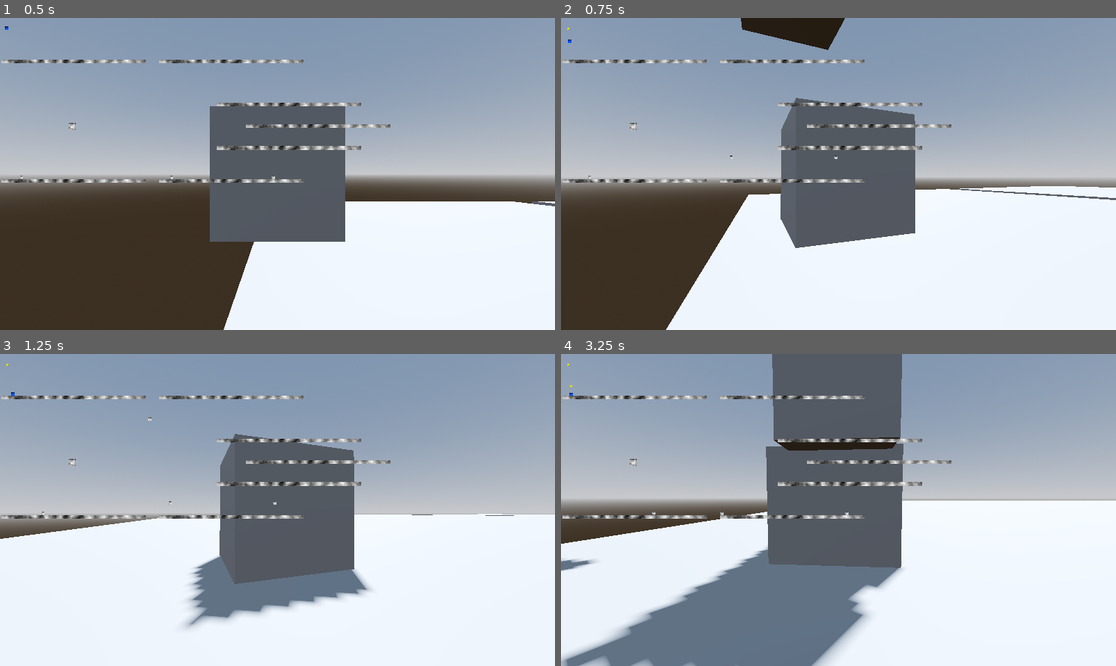
Above: before the commit, frames 1-4 (two rows, left to right).
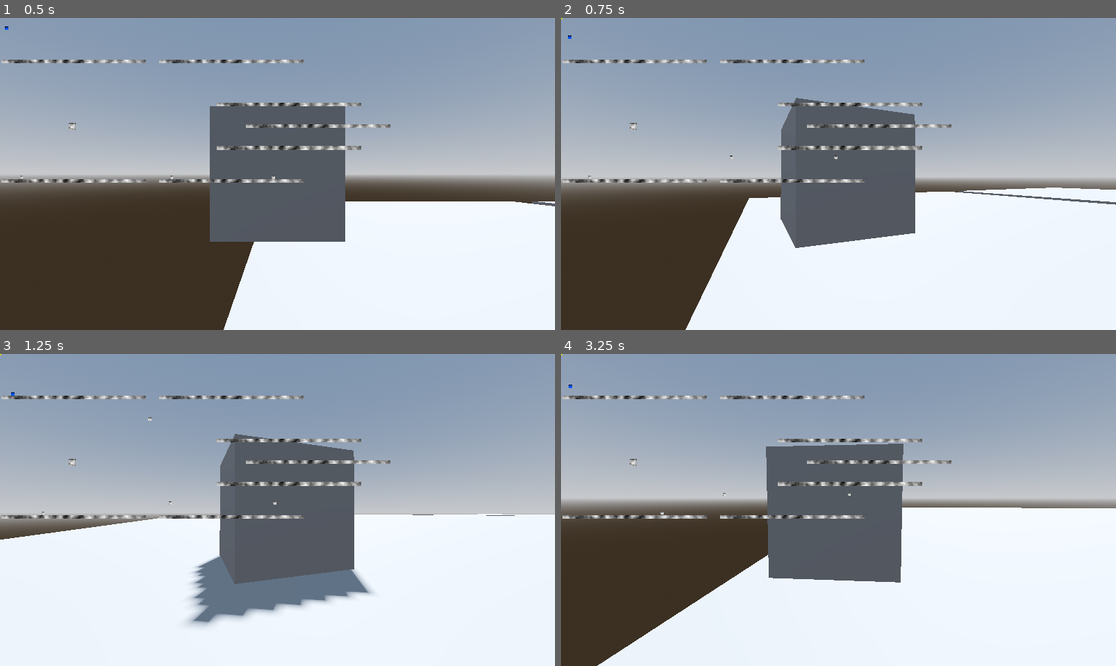
Above: after the commit, the same moments.

Repository: ruapotato/the-spacetime-platformer
Game: Godot game, scene res://space_time.tscn
Two runs of this game, one before a commit and one after it. Both use one fixed random seed, a clock stepped at 60 frames per second and the inputs below.
Inputs (mouse positions are in pixels of both pictures, inside the frame that each line leads up to):
- Up to frame 1 (0.5 s): no input
- Up to frame 2 (0.75 s): tap Enter (ui_accept) at 0.5 s; move the mouse to (866, 174) at 0.52 s; hold W (forward) from 0.53 s (still down); click (866, 174) at 0.6 s
- Up to frame 3 (1.25 s): keep holding W (forward); tap Space (jump) at 0.77 s
- Up to frame 4 (3.25 s): keep holding W (forward); move the mouse to (810, 510) at 1.27 s; tap Mouse wheel up (zoom_in) at 1.35 s; tap Space (jump) at 1.52, 3.02 s; move the mouse to (849, 503) at 2.02 s; tap Mouse wheel down (zoom_out) at 2.1 s; move the mouse to (832, 516) at 2.77 s; click (832, 516) at 2.85 s

Frame 1 is identical in both runs. In frame 2, 2.7% of the frame differs, in the area x 0-100%, y 0-100%; in frame 3, 0.7%; in frame 4, 29%.
Error after the commit: Invalid operands 'Nil' and 'float' in operator '<'. (res://coin.gd:178)

Commit message:
AI can collect coins now

Diff:
--- a/John.gd
+++ b/John.gd
@@ -62,7 +62,9 @@
 	if just_hit > 0:
 		just_hit -= delta
 
-#func _on_hit_box_area_2d_area_entered(area):
+func _on_hit_box_area_2d_area_entered(area):
+	if "found_date" in area:
+		area.found_date = -space_time.z_time_index
 #	if "gooman" in area.name:
 #		if just_hit <= 0:
 #			direction *= -1
--- a/coin.gd
+++ b/coin.gd
@@ -14,6 +14,7 @@
 var ttl = 100000
 var last_time_index = 0
 var birth_date = null
+var found_date = null
 var active_body = null
 var space
 var level
@@ -62,6 +63,8 @@
 
 func draw_self():
 	if birth_date < space_time.get_time_pos():
+		return
+	if found_date and found_date > space_time.get_time_pos():
 		return
 	var new_box_start_pos = Vector3()
 	new_box_start_pos.x = global_position.x/space_time.x_scale
@@ -169,8 +172,12 @@
 	#	draw_timeframe()
 	#	return
 	if birth_date > space_time.player_time_index:
-		draw_timeframe()
-	else:
-		timeframe_sprite.global_position = Vector2(-1000,-10000)
+		print()
+		print(found_date)
+		print(space_time.player_time_index)
+		if found_date < space_time.player_time_index:
+			draw_timeframe()
+		else:
+			timeframe_sprite.global_position = Vector2(-1000,-10000)
 	clean_up()
 	draw_self()
